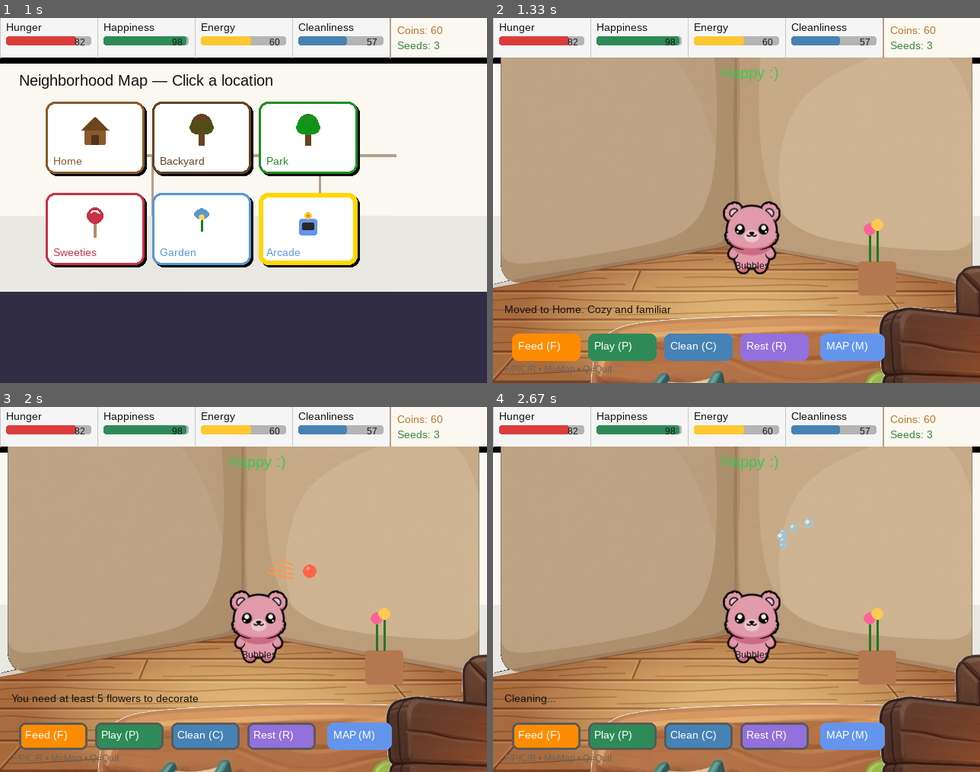
Above: before the commit, frames 1-4 (two rows, left to right).
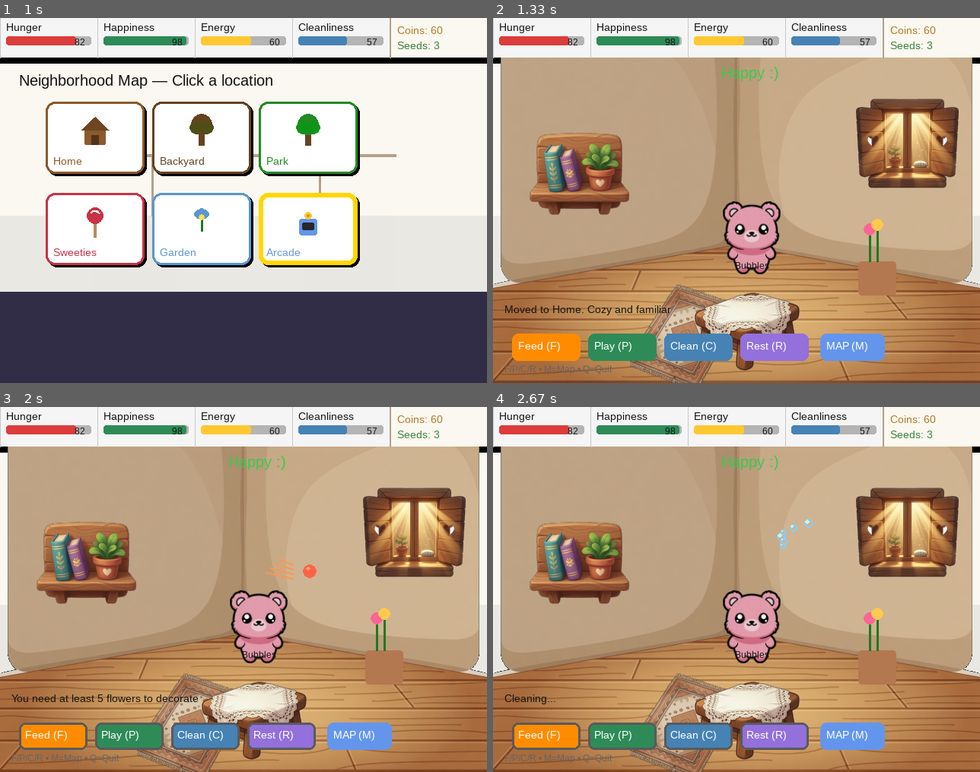
Above: after the commit, the same moments.

Repository: nickamis606/ourworld
Game: pygame game, started from main_pygame.py
Same seed, same stepped clock (60 frames per second), same inputs: the game is played once before the commit and once after it.
Inputs (mouse positions are in pixels of both pictures, inside the frame that each line leads up to):
- Up to frame 1 (1 s): tap Enter at 0.33 s; click "MAP (M)" at 0.72 s
- Up to frame 2 (1.33 s): click (585, 145) at 1.05 s
- Up to frame 3 (2 s): click "Play (P)" at 1.38 s; click (97, 476) at 1.72 s
- Up to frame 4 (2.67 s): click "Clean (C)" at 2.05 s; tap Enter at 2.33 s

Frame 1 is identical in both runs. In frame 2, 19% of the frame differs, in the area x 7-100%, y 22-100%; in frame 3, 19%; in frame 4, 19%.

Commit message:
fix: auto-scale oversized layers (like we do with pet sprites)

Diff:
--- a/sprites/location_background.py
+++ b/sprites/location_background.py
@@ -1,8 +1,9 @@
 #!/usr/bin/env python3
 """
-LocationBackground - Asset-based background system.
+LocationBackground
 
-Home layers are positioned to look decent without overlapping UI.
+IMPORTANT: All layer images should be scaled down if too big.
+We normalize layer height (similar to how PetSprite normalizes pet sprites).
 """
 
 import pygame
@@ -19,6 +20,9 @@
         self.layers: Dict[str, Dict] = {}
         self.use_asset = False
         self.assets_path = os.path.join("assets", "backgrounds")
+
+        # Max height for any layer (prevents huge images)
+        self.max_layer_height = 220
 
     def load(self, location: str):
         self.location = location
@@ -42,13 +46,19 @@
                     if filename.lower().endswith(('.png', '.jpg', '.jpeg')):
                         name = os.path.splitext(filename)[0]
 
-                        # Skip decorations for now (contains multiple objects)
                         if name == "decorations":
                             continue
 
                         layer_path = os.path.join(layers_dir, filename)
                         try:
                             layer_img = pygame.image.load(layer_path).convert_alpha()
+
+                            # === SCALE LAYER IF TOO BIG (like we do with pets) ===
+                            if layer_img.get_height() > self.max_layer_height:
+                                scale = self.max_layer_height / layer_img.get_height()
+                                new_width = int(layer_img.get_width() * scale)
+                                layer_img = pygame.transform.smoothscale(layer_img, (new_width, self.max_layer_height))
+
                             self.layers[name] = {
                                 "surface": layer_img,
                                 "pos": self._get_home_position(name)
@@ -57,12 +67,11 @@
                             pass
 
     def _get_home_position(self, name: str) -> Tuple[int, int]:
-        """Carefully tuned positions so layers don't overlap UI or look broken."""
         positions = {
-            "rug": (160, 305),
+            "rug": (180, 310),
             "window": (470, 55),
-            "shelf": (35, 95),
-            "table": (250, 295),   # Moved up so it doesn't clip into buttons
+            "shelf": (40, 95),
+            "table": (260, 300),
         }
         return positions.get(name, (100, 200))
 
@@ -72,7 +81,6 @@
 
         surface.blit(self.base_surface, (0, 0))
 
-        # Draw in this order
         order = ["rug", "table", "shelf", "window"]
         for name in order:
             if name in self.layers:
